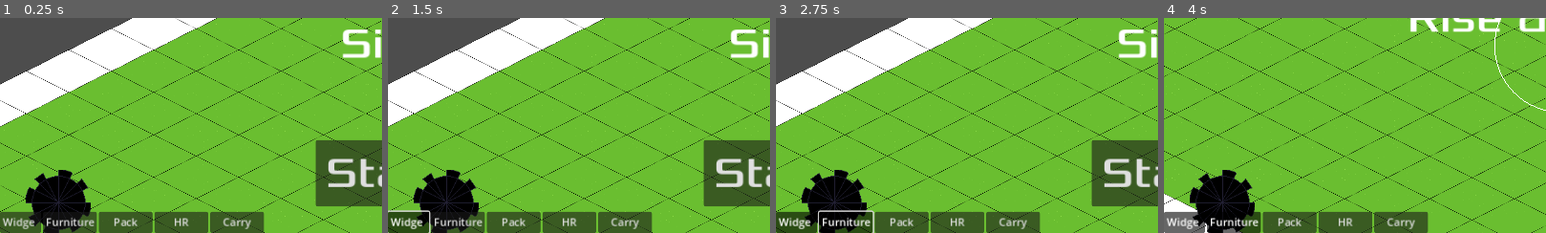
Above: before the commit, frames 1-4 (left to right).
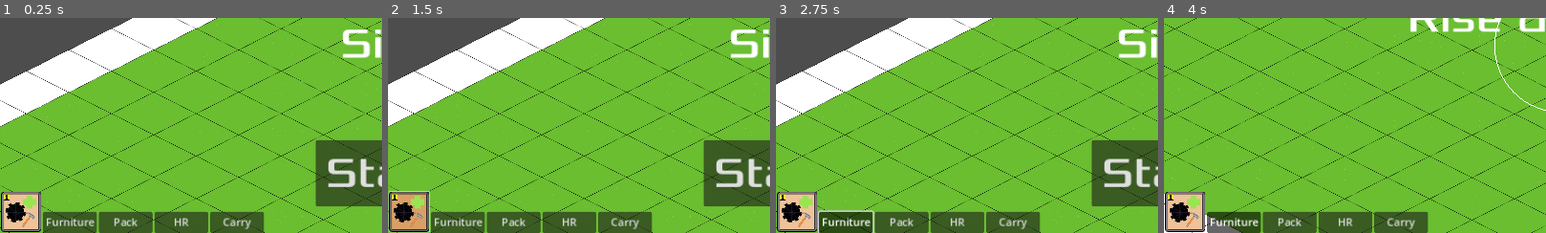
Above: after the commit, the same moments.

Repository: Final-Parsec/office-sim
Game: Godot game, scene res://main.tscn
The game is run twice, just before and just after one commit, with the same random seed, the same clock (stepped at 60 frames per second) and the same inputs.
Inputs (mouse positions are % of the whole screen's width and height, from its top left; square brackets give the same spot before the commit, where the layout moved):
- Up to frame 1 (0.25 s): no input
- Up to frame 2 (1.5 s): click (8, 93) at 0.52 s; click (3, 95) [3, 98] at 1.25 s
- Up to frame 3 (2.75 s): click "Furniture" at 2 s
- Up to frame 4 (4 s): click "Start" at 2.75 s; move the mouse to (72, 45) at 3.52 s; hold Right (move_right) from 3.53 s (still down); click (72, 45) at 3.6 s
The pictures show only the part of the screen within x 0-50%, y 50-100%; the shares and areas given below are measured in that part.

The runs differ from the first frame. In frame 1, 5.0% of the frame differs, in the area x 0-24%, y 70-100%; in frame 2, 5.1%; in frame 3, 5.0%; in frame 4, 5.0%.

Commit message:
texture action bar mvp

Diff:
--- a/game/hud.gd
+++ b/game/hud.gd
@@ -44,9 +44,13 @@
 	$Message.hide()
 
 func on_widget_button_pressed() -> void:
+	$WidgetButton.button_pressed = true
+	$WidgetButton/TextureRect.texture = load("res://art/action_bar_one2.png")
 	set_selected_action(Enums.Actions.WIDGET)
 
 func on_furniture_button_pressed() -> void:
+	$WidgetButton.button_pressed = false
+	$WidgetButton/TextureRect.texture = load("res://art/action_bar_one1.png")
 	set_selected_action(Enums.Actions.FURNITURE)
 
 func update_time(time):
--- a/game/hud.tscn
+++ b/game/hud.tscn
@@ -2,8 +2,8 @@
 
 [ext_resource type="Script" path="res://hud.gd" id="1_0jbru"]
 [ext_resource type="FontFile" uid="uid://cw8737f1dq6n3" path="res://fonts/Xolonium-Regular.ttf" id="1_3xhbu"]
-[ext_resource type="Texture2D" uid="uid://dqlvc1tmxi238" path="res://art/widget1.png" id="3_2amy2"]
 [ext_resource type="ButtonGroup" uid="uid://ccfmiaex7mmvt" path="res://action_bar.tres" id="3_63eek"]
+[ext_resource type="Texture2D" uid="uid://dw5bycki4sxtv" path="res://art/action_bar_one1.png" id="4_jvfae"]
 [ext_resource type="Script" path="res://hr_panel.gd" id="4_lgdrw"]
 [ext_resource type="Texture2D" uid="uid://ndlb74qnveg0" path="res://art/colm_reeves1.png" id="5_epwqy"]
 
@@ -135,26 +135,28 @@
 wait_time = 2.0
 one_shot = true
 
-[node name="TextureButton" type="TextureButton" parent="."]
-offset_left = 38.0
-offset_top = 552.0
-offset_right = 78.0
-offset_bottom = 592.0
-texture_normal = ExtResource("3_2amy2")
-
 [node name="WidgetButton" type="Button" parent="."]
 anchors_preset = 2
 anchor_top = 1.0
 anchor_bottom = 1.0
-offset_top = -8.0
-offset_right = 8.0
-grow_vertical = 0
+offset_left = 2.0
+offset_top = -62.0
+offset_right = 102.0
+offset_bottom = 38.0
+grow_vertical = 0
+scale = Vector2(0.6, 0.6)
 size_flags_horizontal = 0
 size_flags_vertical = 8
 toggle_mode = true
+action_mode = 0
 button_group = ExtResource("3_63eek")
 shortcut = SubResource("Shortcut_o56nb")
-text = "Widget"
+
+[node name="TextureRect" type="TextureRect" parent="WidgetButton"]
+layout_mode = 0
+offset_right = 40.0
+offset_bottom = 40.0
+texture = ExtResource("4_jvfae")
 
 [node name="FurnitureButton" type="Button" parent="."]
 anchors_preset = 2
Binary file added: game/art/action_bar_one1.png
Not shown, added: game/art/action_bar_one1.png.import
Binary file added: game/art/action_bar_one2.png
Not shown, added: game/art/action_bar_one2.png.import
